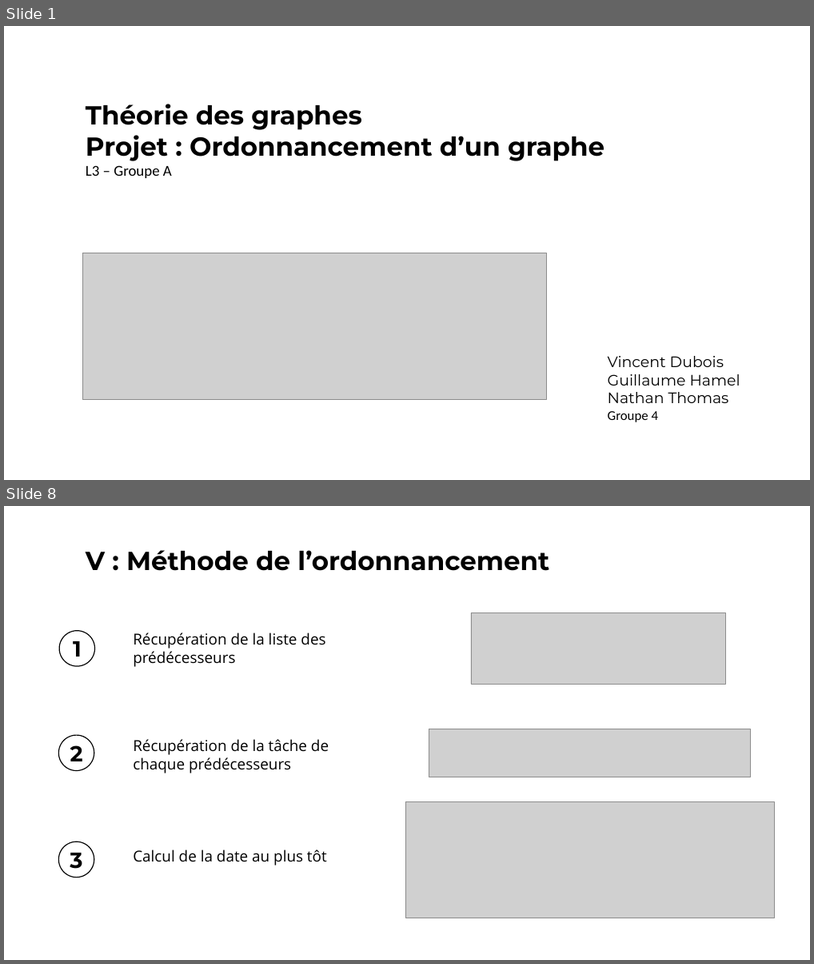
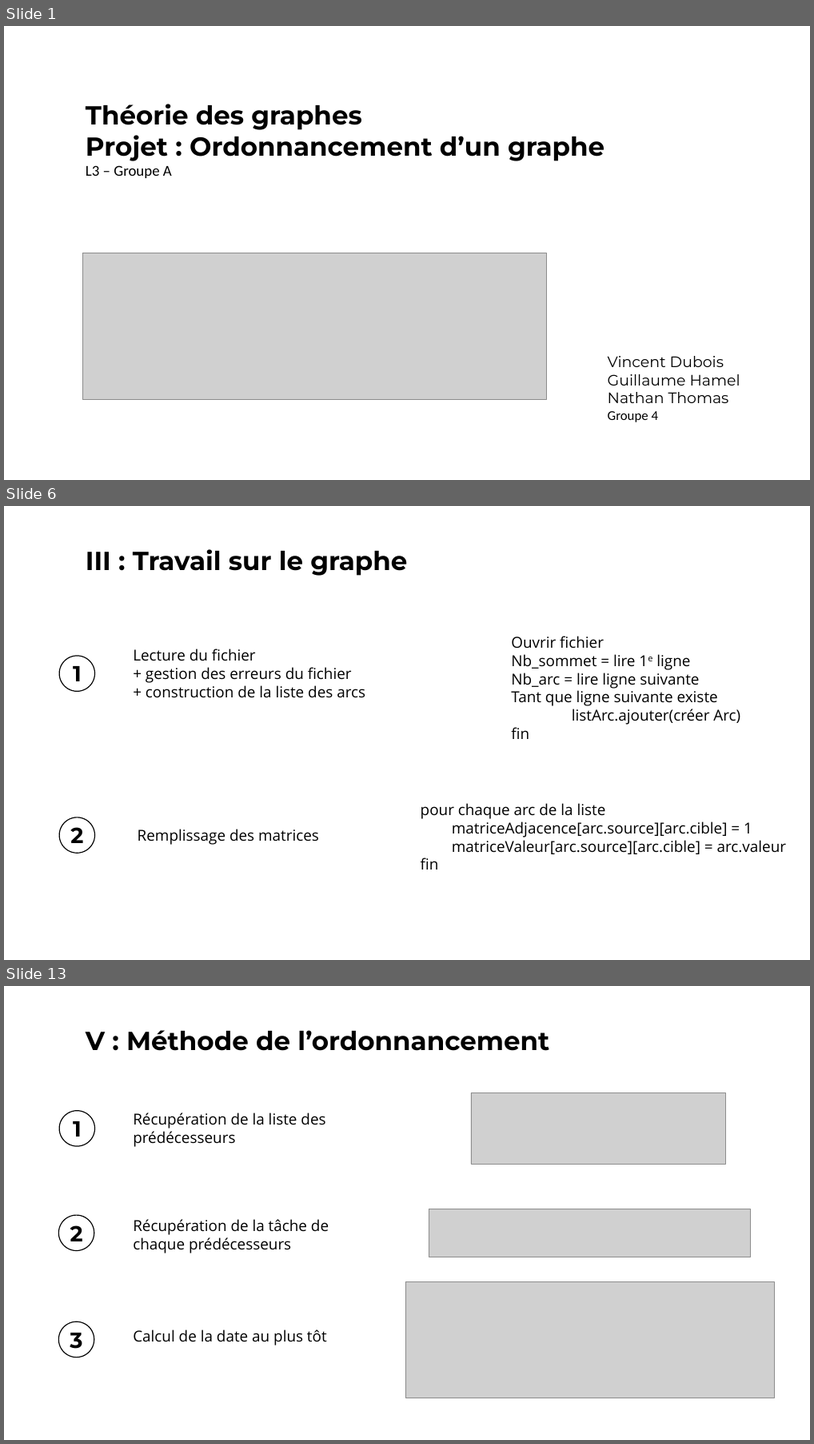
Before and after one commit to vincentdbs/ProjetTheorieDesGraphes, a slide deck: A4_Presentation.pptx. Shown one above the other, each under a label of ours: slides 1 and 8 before the commit, slides 1, 6 and 13 after it; the slides between them are not shown. The pictures are 814x964 and 814x1444 pixels, drawn with LibreOffice and Linux fonts; fonts in the diff are those of the drawing; grey boxes stand for pictures. Boxes give left, top, right and bottom in pixels: in the first picture for what was removed or moved away, otherwise in the second. Text is boxed around its words. In the diff, an @@ line names an element or a change of style, - is before the commit and + after.

```diff
--- a/A4_Presentation.pptx
+++ b/A4_Presentation.pptx
@@ slide 6 added at <box>4,506,810,960</box>, background #FFFFFF @@
@@ text added at <box>86,549,407,576</box>, 62 pt, text #000000, bold @@
+III : Travail sur le graphe
@@ text added at <box>133,648,366,698</box>, 36 pt, text #000000 @@
+Lecture du fichier
++ gestion des erreurs du fichier
++ construction de la liste des arcs
@@ text added at <box>511,636,741,739</box>, 36 pt, text #000000 @@
+Ouvrir fichier
+Nb_sommet = lire 1e ligne
+Nb_arc = lire ligne suivante
+Tant que ligne suivante existe
+listArc.ajouter(créer Arc)
+fin
@@ ellipse added at <box>59,656,94,692</box>, outline #000000 2.25 pt @@
@@ text added at <box>73,666,82,681</box>, 52 pt, text #000000, bold @@
+1
@@ ellipse added at <box>59,817,94,853</box>, outline #000000 2.25 pt @@
@@ text added at <box>421,803,787,869</box>, 36 pt, text #000000 @@
+pour chaque arc de la liste
+matriceAdjacence[arc.source][arc.cible] = 1
+matriceValeur[arc.source][arc.cible] = arc.valeur
+fin
@@ text added at <box>70,827,83,843</box>, 52 pt, text #000000, bold @@
+2
@@ text added at <box>138,828,319,844</box>, 36 pt, text #000000 @@
+Remplissage des matrices
@@ what was slide 8 is now slide 13 @@
```
Also in this commit, not shown: 6 slides changed, 4 other slides added.
